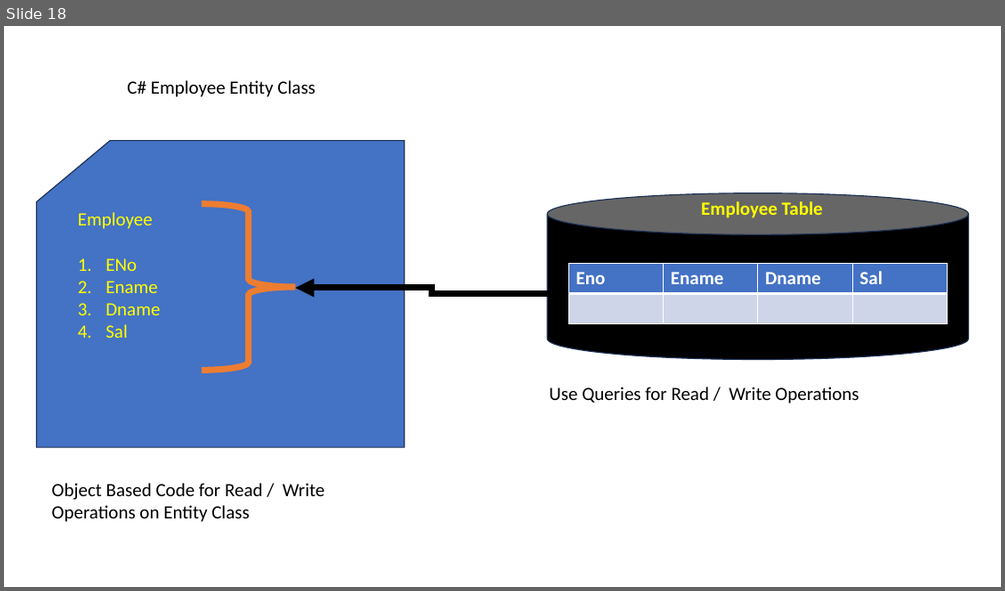
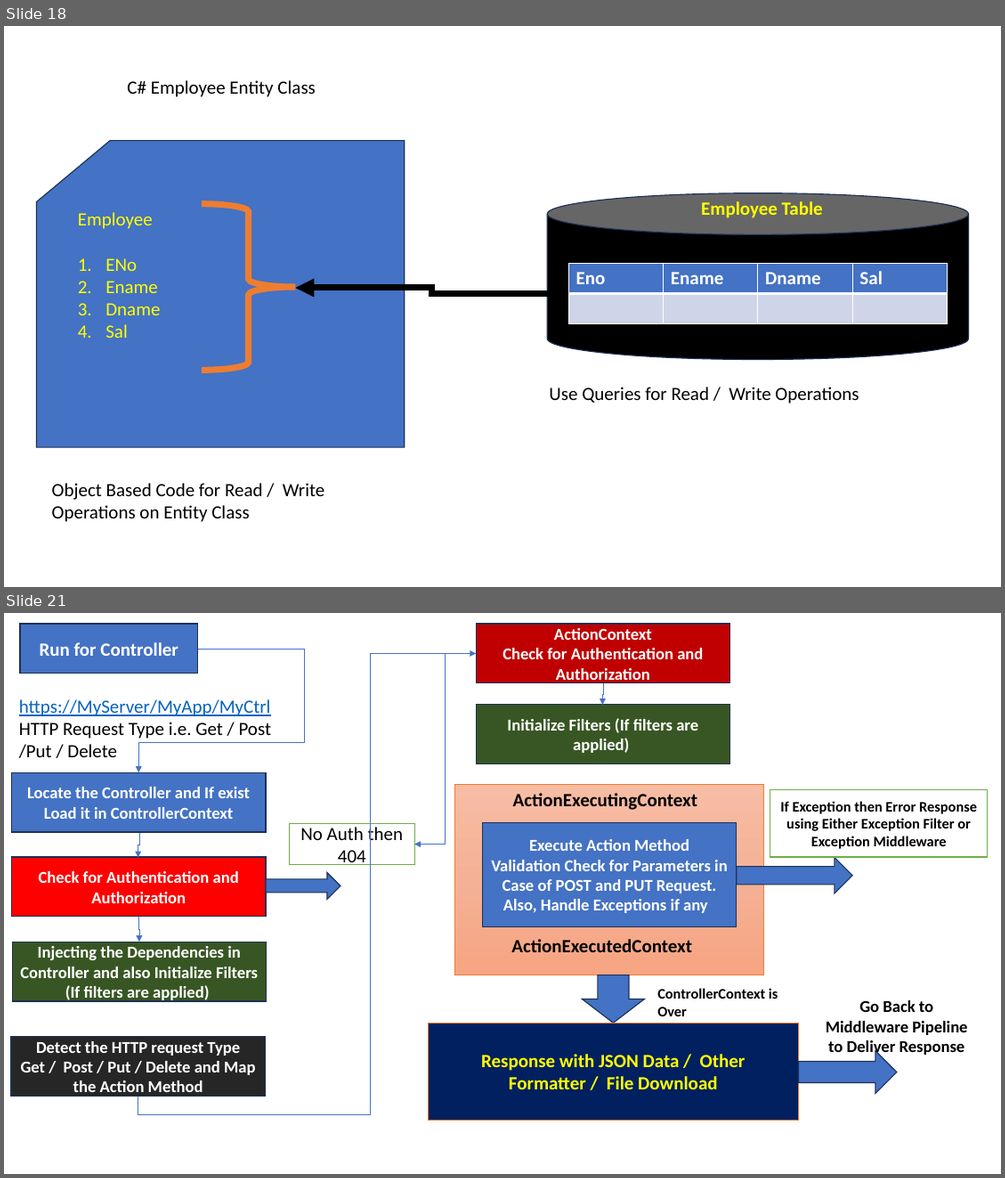
Before and after one commit to maheshsabnis/Capita_NETApps, a slide deck: TrgImages.pptx. Shown one above the other, each under a label of ours: slide 18 before the commit, slides 18 and 21 after it; the slides between them are not shown. The pictures are 1005x591 and 1005x1178 pixels, drawn with LibreOffice and Linux fonts; fonts in the diff are those of the drawing. Boxes give left, top, right and bottom in pixels: in the first picture for what was removed or moved away, otherwise in the second. Text is boxed around its words. In the diff, an @@ line names an element or a change of style, - is before the commit and + after.

```diff
--- a/TrgImages.pptx
+++ b/TrgImages.pptx
@@ slide 21 added at (4, 613, 1001, 1174), background #FFFFFF @@
@@ rectangle added at (20, 624, 198, 673), fill #4472C4, outline #1E3256 1 pt, 18 pt, text #FFFFFF, bold @@
+Run for Controller
@@ rectangle added at (476, 624, 730, 683), fill #C00000, outline #1E3256 1 pt, 16 pt, text #FFFFFF, bold @@
+ActionContext
+Check for Authentication and Authorization
@@ elbow arrow added from (138, 1096) to (476, 653), #4472C4 0.5 pt @@
@@ elbow arrow added from (198, 648) to (138, 772), #4472C4 0.5 pt @@
@@ elbow arrow added from (476, 653) to (414, 844), #4472C4 0.5 pt @@
@@ elbow arrow added from (604, 684) to (602, 705), #4472C4 0.5 pt @@
@@ text added at (19, 699, 271, 758), 18 pt, text #000000 @@
+https://MyServer/MyApp/MyCtrl
+HTTP Request Type i.e. Get / Post /Put / Delete
@@ rectangle added at (476, 705, 730, 764), fill #385723, outline #1E3256 1 pt, 16 pt, text #FFFFFF, bold @@
+Initialize Filters (If filters are applied)
@@ rectangle added at (11, 772, 266, 832), fill #4472C4, outline #1E3256 1 pt, 16 pt, text #FFFFFF, bold @@
+Locate the Controller and If exist Load it in ControllerContext
@@ rectangle added at (455, 784, 764, 975), fill gradient #F7BDA5 to #F5B196 to #F8A582, outline #ED7D31 0.5 pt @@
@@ text added at (513, 793, 697, 810), 18 pt, text #000000, bold @@
+ActionExecutingContext
@@ rectangle added at (770, 789, 987, 857), fill #FFFFFF, outline #70AD47 1 pt, 14 pt, text #000000, bold @@
+If Exception then Error Response using Either Exception Filter or Exception Middleware
@@ rectangle added at (290, 824, 414, 865), fill #FFFFFF, outline #70AD47 1 pt, 18 pt, text #000000 @@
+No Auth then 404
@@ rectangle added at (483, 822, 736, 926), fill #4472C4, outline #1E3256 1 pt, 16 pt, text #FFFFFF, bold @@
+Execute Action Method
+Validation Check for Parameters in Case of POST and PUT Request. Also, Handle Exceptions if any
@@ elbow arrow added from (139, 833) to (138, 858), #4472C4 0.5 pt @@
@@ rectangle added at (11, 857, 266, 916), fill #FF0000, outline #1E3256 1 pt, 16 pt, text #FFFFFF, bold @@
+Check for Authentication and Authorization
@@ right arrow added at (266, 873, 340, 900), fill #4472C4, outline #1E3256 1 pt @@
@@ right arrow added at (736, 858, 853, 893), fill #4472C4, outline #1E3256 1 pt @@
@@ elbow arrow added from (138, 916) to (139, 941), #4472C4 0.5 pt @@
@@ rectangle added at (12, 941, 267, 1001), fill #385723, outline #1E3256 1 pt, 16 pt, text #FFFFFF, bold @@
+Injecting the Dependencies in Controller and also Initialize Filters (If filters are applied)
@@ text added at (511, 939, 692, 952), 18 pt, text #000000, bold @@
+ActionExecutedContext
@@ down arrow added at (582, 975, 645, 1022), fill #4472C4, outline #1E3256 1 pt @@
@@ text added at (657, 988, 778, 1016), 14 pt, text #000000, bold @@
+ControllerContext is Over
@@ text added at (825, 1000, 967, 1057), 16 pt, text #000000, bold @@
+Go Back to Middleware Pipeline to Deliver Response
@@ rectangle added at (11, 1037, 266, 1096), fill #262626, outline #1E3256 1 pt, 16 pt, text #FFFFFF, bold @@
+Detect the HTTP request Type
+Get / Post / Put / Delete and Map the Action Method
@@ rectangle added at (428, 1022, 798, 1119), fill #002060, outline #ED7D31 0.5 pt, 18 pt, text #FFFF00, bold @@
+Response with JSON Data / Other Formatter / File Download
@@ right arrow added at (798, 1051, 896, 1093), fill #4472C4, outline #1E3256 1 pt @@
```
Also in this commit, not shown: 1 slide changed, 3 other slides added, 26 other files.
